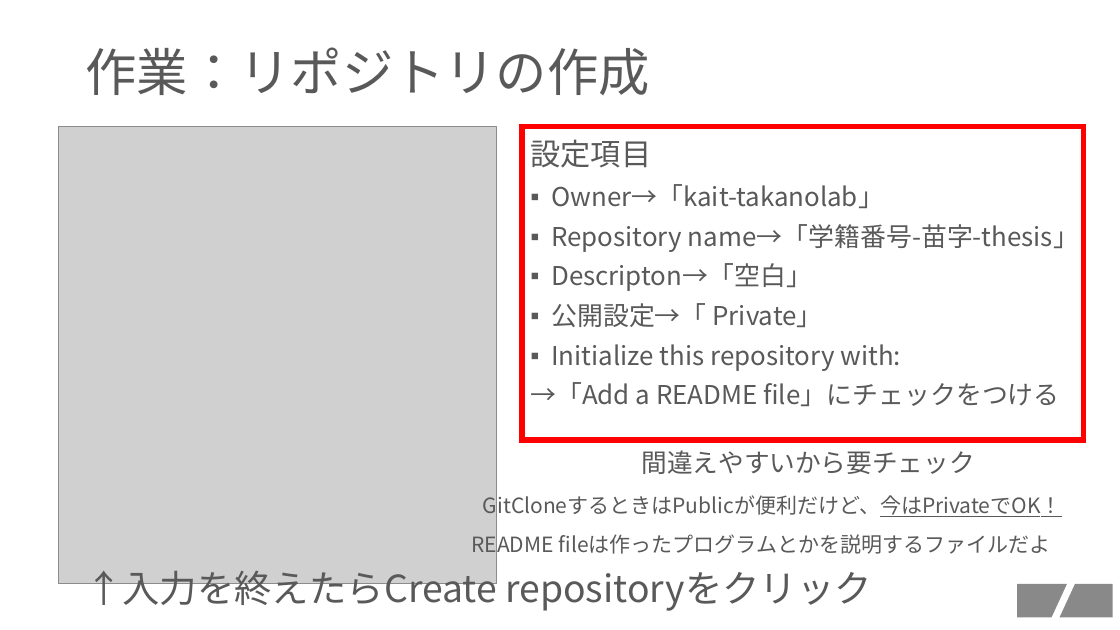
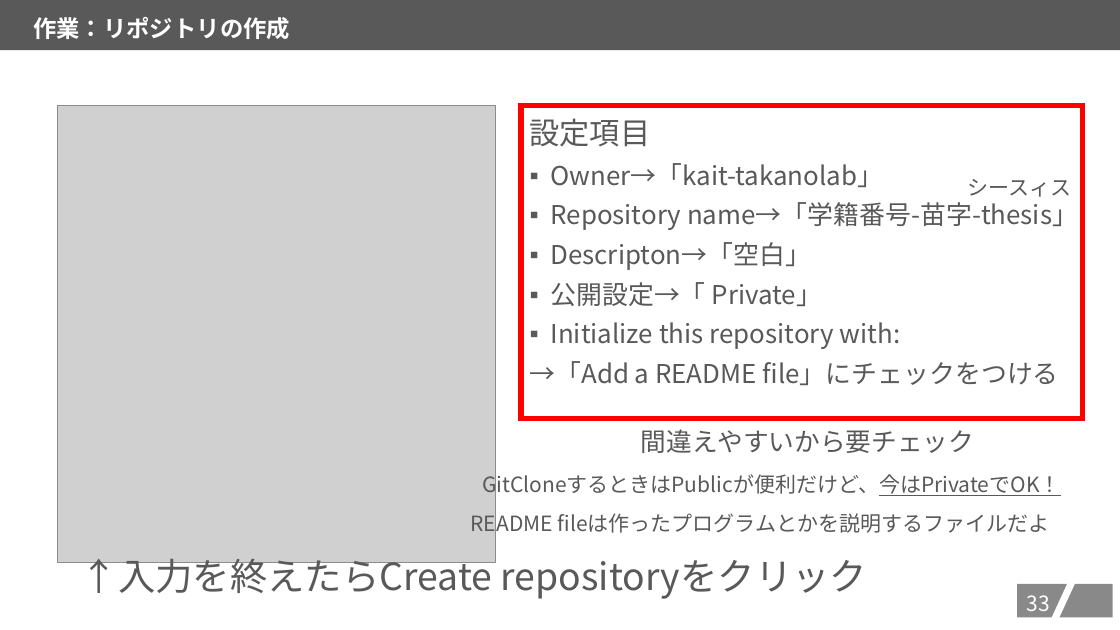
Before and after one commit to kait-takanolab/1821086_matsuo_thesis, a slide deck: slide 34 of GITHUBスタートアップ/GITHUBセットアップの会.pptx. Drawn at 1120x630 pixels with LibreOffice and Linux fonts; fonts in the diff are those of the drawing; grey boxes stand for pictures. Boxes give left, top, right and bottom in pixels: in the first picture for what was removed or moved away, otherwise in the second. Text is boxed around its words. In the diff, an @@ line names an element or a change of style, - is before the commit and + after.

```diff
--- a/GITHUBスタートアップ/GITHUBセットアップの会.pptx
+++ b/GITHUBスタートアップ/GITHUBセットアップの会.pptx
@@ rectangle "作業：リポジトリの作成": place and size @@
-rectangle "作業：リポジトリの作成" at [85, 47, 650, 95]
+rectangle "作業：リポジトリの作成" at [0, 0, 1120, 50]
@@ rectangle "作業：リポジトリの作成" at [0, 0, 1120, 50]: size 44 to 20 pt, text colour #595959 to #FFFFFF, bold on; line spacing 0.9 to 1; fill none to #595959 @@
@@ 4 texts, 1 picture, 1 rectangle: place and size @@
-4 texts, 1 picture, 1 rectangle at [59, 126, 1084, 584]
+4 texts, 1 picture, 1 rectangle at [58, 105, 1083, 563]
@@ text added at [967, 179, 1071, 197], 18 pt, text #595959 @@
+シースィス
@@ text "↑入力を終えたらCreate repositoryをクリック": place and size @@
-text "↑入力を終えたらCreate repositoryをクリック" at [85, 565, 871, 613]
+text "↑入力を終えたらCreate repositoryをクリック" at [81, 552, 867, 599]
@@ page number added at [1027, 595, 1050, 611], 18 pt, text #FFFFFF @@
+33
```
Also in this commit, not shown: 49 other slides changed.
